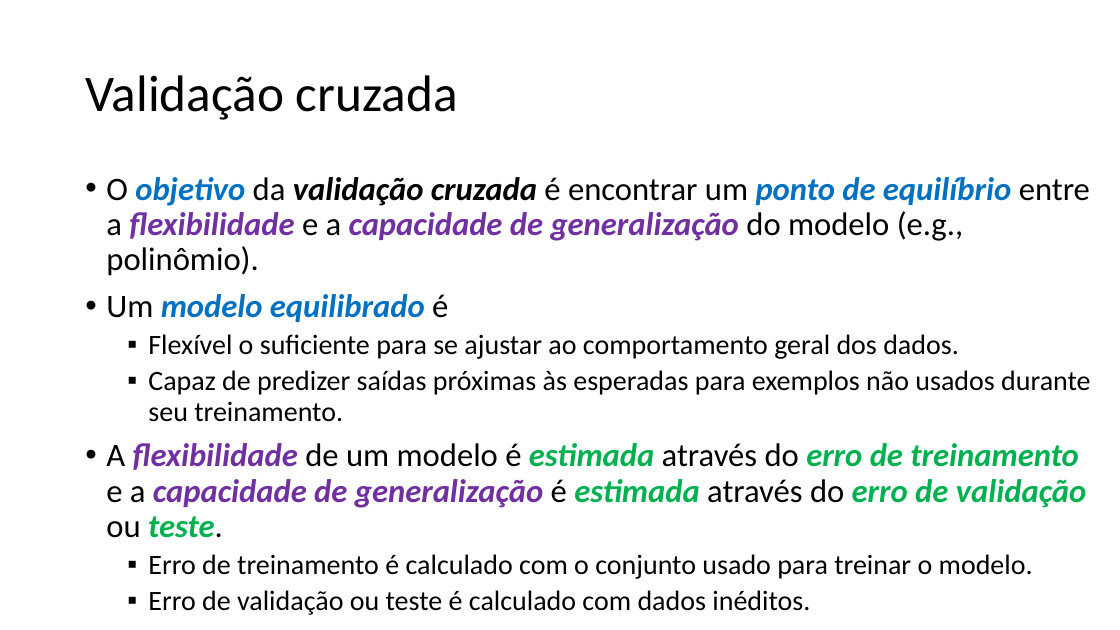
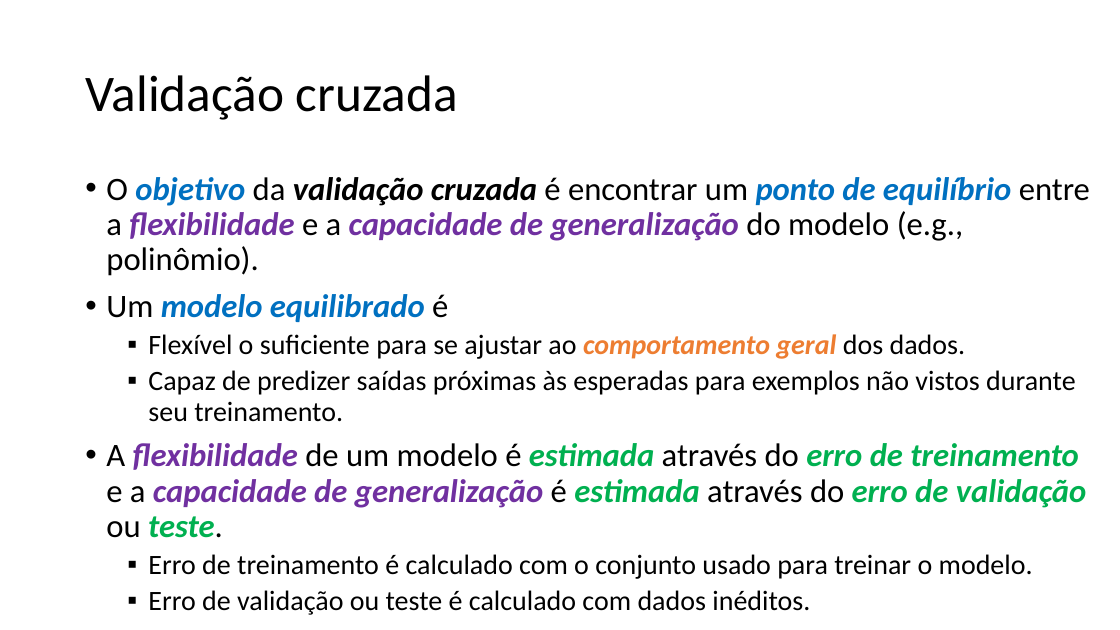
Before and after one commit to zz4fap/t319_aprendizado_de_maquina, a slide deck: slide 4 of slides/T319_Regressão_Linear (Parte V).pptx. Drawn at 1120x630 pixels with LibreOffice and Linux fonts; fonts in the diff are those of the drawing. Boxes give left, top, right and bottom in pixels: in the first picture for what was removed or moved away, otherwise in the second. Text is boxed around its words. In the diff, an @@ line names an element or a change of style, - is before the commit and + after.

```diff
--- a/slides/T319_Regressão_Linear (Parte V).pptx
+++ b/slides/T319_Regressão_Linear (Parte V).pptx
@@ text at [148, 334, 966, 359]: text colour #000000 to #ED7D31, bold on, italic on in "comportamento geral" @@
@@ text at [148, 370, 1075, 422]: text changed @@
-  ▪ Capaz de predizer saídas próximas às esperadas para exemplos não usados durante seu treinamento.
+  ▪ Capaz de predizer saídas próximas às esperadas para exemplos não vistos durante seu treinamento.
```
Also in this commit, not shown: 6 other slides changed, 3 other files.
